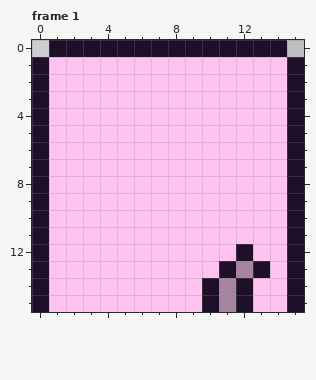
Pixel-art file: src/assets/door.aseprite. The picture above was drawn from the file before the commit.
16x16 pixels, 2 frames. Shown: frame 1.
After:
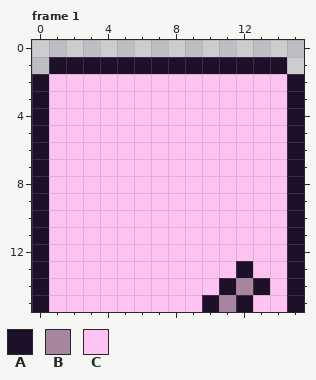
Palette (. is transparent): A #1f102a  B #a6859f  C #ffc3f2
Change:
Frame 1:
Colour B becomes colour A in row 13 at x 12; in row 14 at x 11.
Colour C becomes colour A in row 1 at x 1 to 14; in row 14 at x 13.
Colour A becomes colour B in row 14 at x 12.
Colour A becomes colour C in row 12 at x 12; in row 13 at x 11 and 13; in row 14 at x 10.
Colour A is gone in row 0 at x 1 to 14; in row 1 at x 0 and 15.
